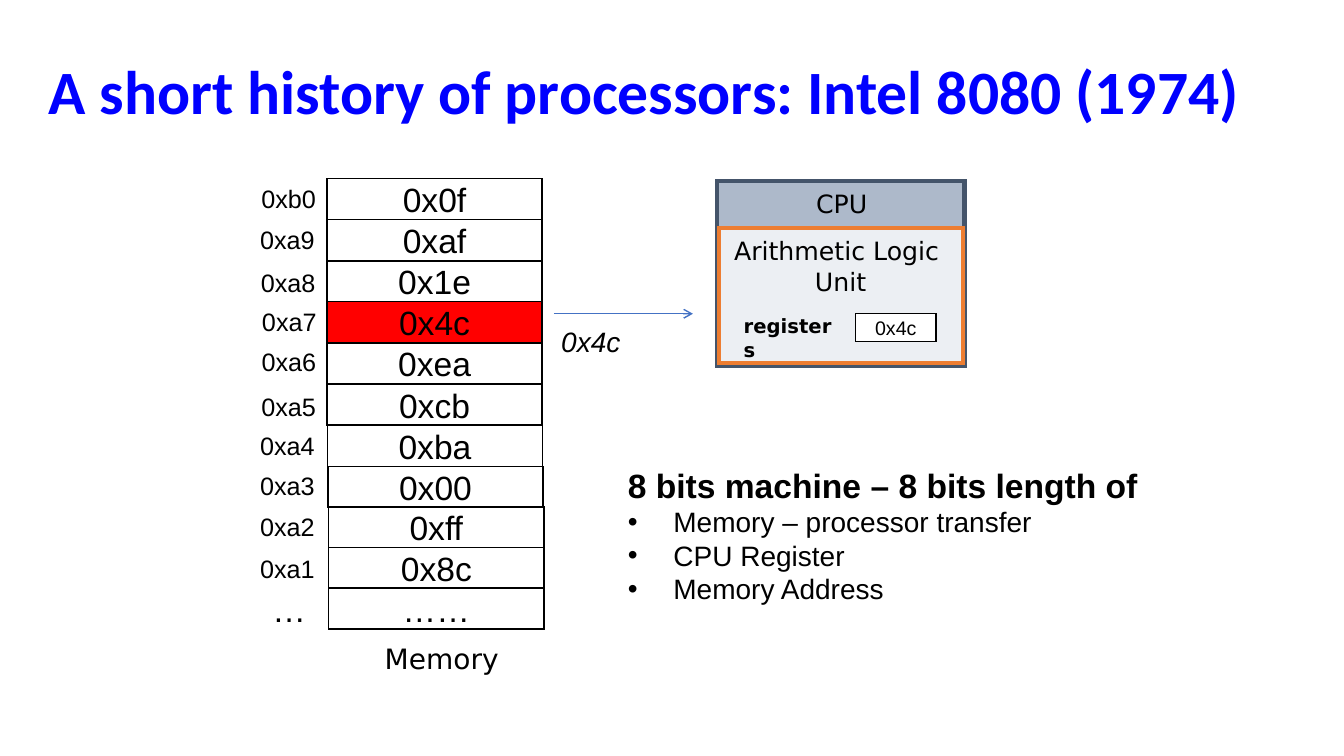
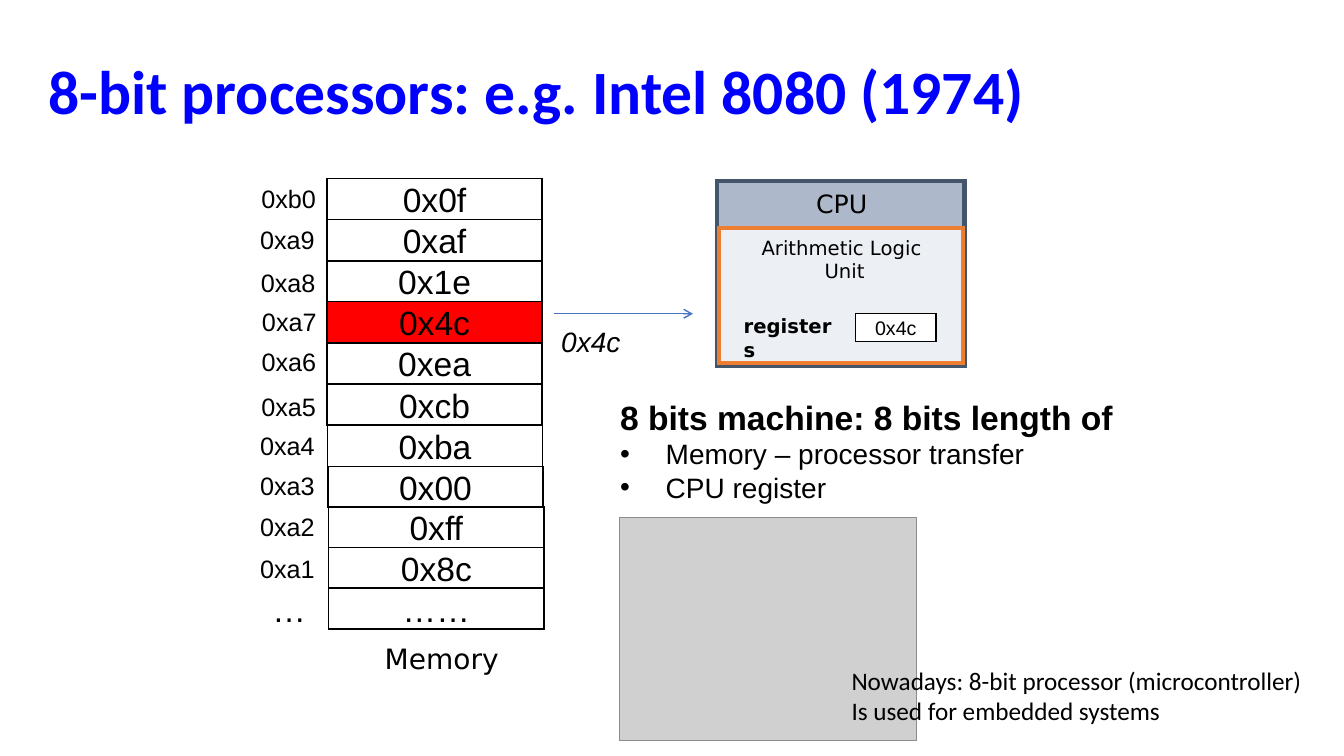
Before and after one commit to NYU-CSO/nyu-cso.github.io, a slide deck: slide 10 of notes/02-bits_bytes_int_cont.pptx (slide 8 before the commit). Drawn at 1344x756 pixels with LibreOffice and Linux fonts; fonts in the diff are those of the drawing; grey boxes stand for pictures. Boxes give left, top, right and bottom in pixels: in the first picture for what was removed or moved away, otherwise in the second. Text is boxed around its words. In the diff, an @@ line names an element or a change of style, - is before the commit and + after.

```diff
--- a/notes/02-bits_bytes_int_cont.pptx
+++ b/notes/02-bits_bytes_int_cont.pptx
@@ title at (48, 68, 1023, 125): text changed @@
-A short history of processors: Intel 8080 (1974)
+8-bit processors: e.g. Intel 8080 (1974)
@@ text "Arithmetic Logic" at (762, 240, 921, 279): size 18 to 14 pt @@
@@ text "8 bits machine: 8 bits ...": place and size @@
-text "8 bits machine: 8 bits ..." at (628, 473, 1138, 605)
+text "8 bits machine: 8 bits ..." at (620, 405, 1113, 503)
@@ text at (620, 405, 1113, 437): text changed @@
-8 bits machine – 8 bits length of
+8 bits machine: 8 bits length of
@@ text at (666, 477, 826, 503): text changed @@
-• CPU Register
-• Memory Address
+• CPU register
@@ picture added at (620, 518, 918, 741) @@
@@ text added at (852, 669, 1301, 727), 18 pt, text #000000 @@
+Nowadays: 8-bit processor (microcontroller)
+Is used for embedded systems
```
Also in this commit, not shown: 14 other slides changed, 28 slides added, 4 slides removed, 2 other files.
